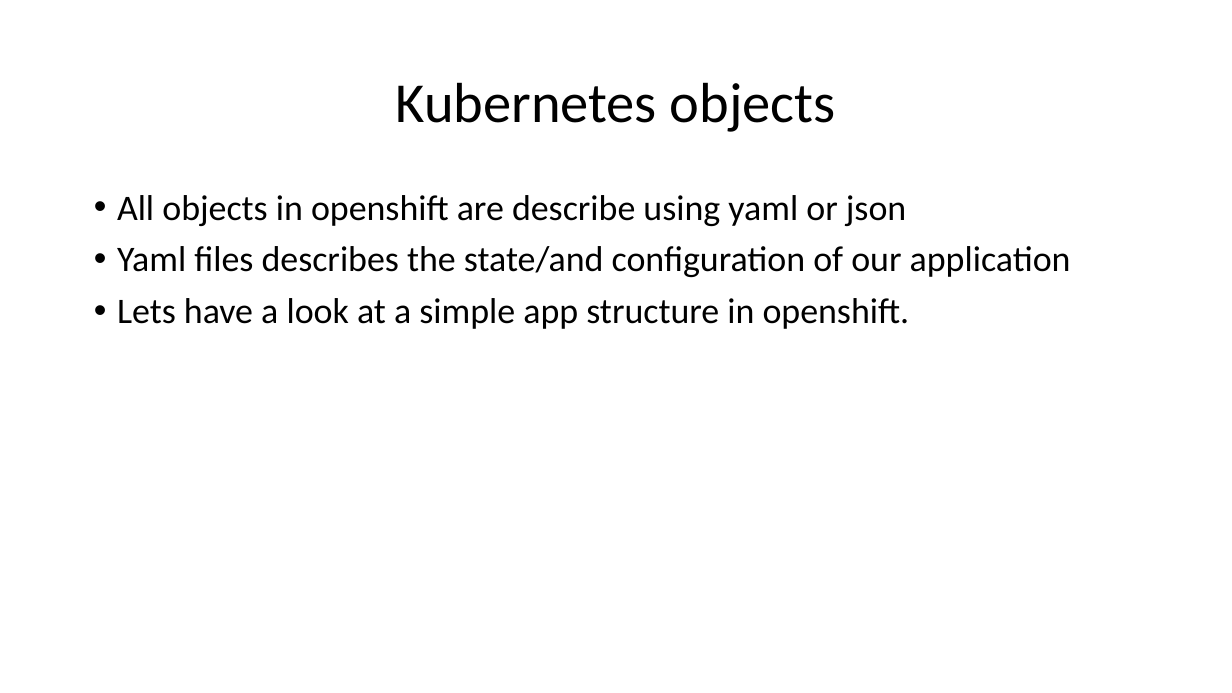
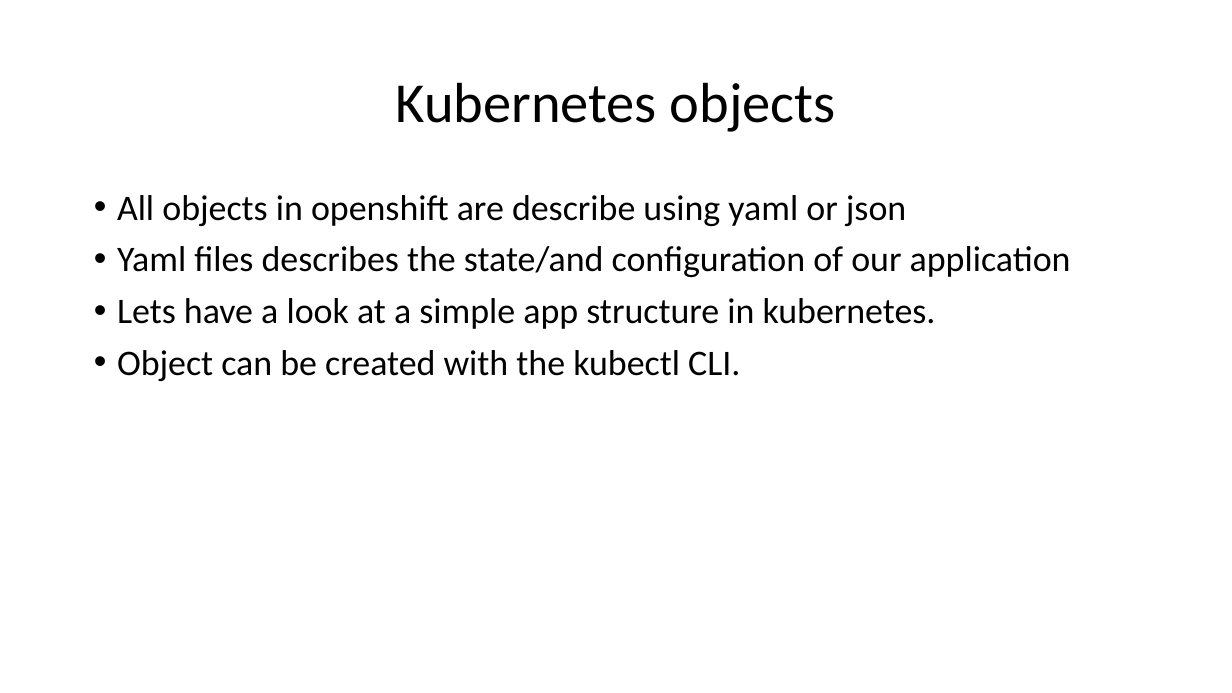
Before and after one commit to msvensso/consid-ckad, a slide deck: slide 26 of session-1/session-1.pptx (slide 28 before the commit). Drawn at 1232x693 pixels with LibreOffice and Linux fonts; fonts in the diff are those of the drawing. Boxes give left, top, right and bottom in pixels: in the first picture for what was removed or moved away, otherwise in the second. Text is boxed around its words. In the diff, an @@ line names an element or a change of style, - is before the commit and + after.

```diff
--- a/session-1/session-1.pptx
+++ b/session-1/session-1.pptx
@@ text at bbox=[117, 298, 936, 381]: text changed @@
-• Lets have a look at a simple app structure in openshift.
+• Lets have a look at a simple app structure in kubernetes.
+• Object can be created with the kubectl CLI.
```
Also in this commit, not shown: 4 other slides changed, 2 slides removed, 1 other file.
